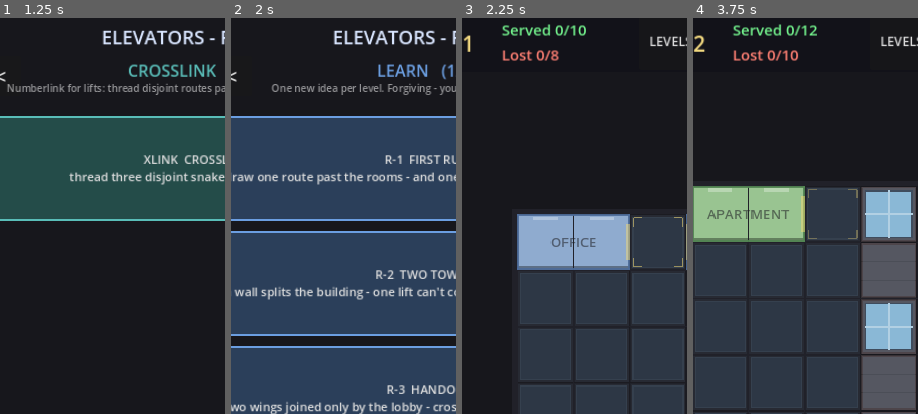
Above: before the commit, frames 1-4 (left to right).
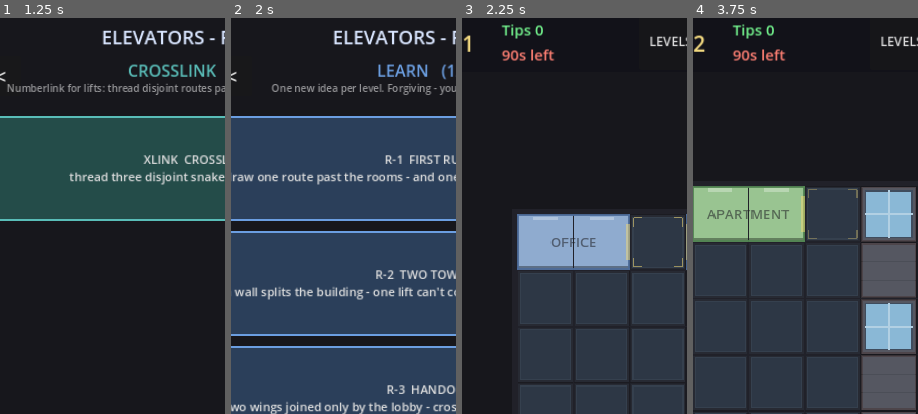
Above: after the commit, the same moments.

Repository: AlexEltonPym/elevator_game
Game: Godot game, scene res://scenes/v5_select.tscn
Two runs of this game, one before a commit and one after it. Both use one fixed random seed, a clock stepped at 60 frames per second and the inputs below.
Inputs:
- Up to frame 1 (1.25 s): click "<" at 0.5 s
- Up to frame 2 (2 s): click ">" at 1.25 s
- Up to frame 3 (2.25 s): click "R-1 FIRST RUN draw one route …" at 2 s
- Up to frame 4 (3.75 s): click "LEVELS" at 2.75 s; click "R-2 TWO TOWERS a wall splits …" at 3.5 s
The pictures show only the part of the screen within x 6-56%, y 0-50%; the shares and areas given below are measured in that part.

Frames 1-2 are identical in both runs. In frame 3, 1.1% of the frame differs, in the area x 17-56%, y 1-11%; in frame 4, 1.1%.

Commit message:
Levels: convert all shipped levels to the shift/tip system
Every level (R-1..R-10 + Crosslink) now carries shift: 90 — they score
by tip total in-game instead of quota met. The smoke forces classic
quota mode (shift_len = 0) at each run so it keeps verifying ROUTING and
mechanics deterministically (R-6 cooperation still requires two lifts,
overlap caps still reject); the shift is the scoring layer on top.
Shift durations are a first pass — per-level tuning + star thresholds
come later. V5 SMOKE: ALL PASS; fingerprint rebaselined (all levels shift).

Co-Authored-By: Claude Opus 4.8 <noreply@anthropic.com>

Diff:
--- a/scripts/v5/levels5.gd
+++ b/scripts/v5/levels5.gd
@@ -89,6 +89,7 @@
 			{"name": "LIFT", "type": "standard", "color": COL_A},
 		],
 		"quota": 10, "max_lost": 8,
+		"shift": 90.0,
 		"spawn": {"interval_start": 3.0, "interval_end": 2.6, "ramp": 50.0,
 				"burst_min": 1, "burst_max": 2, "gap": 1.0},
 		"mix": {"visitor": 1.0},
@@ -126,6 +127,7 @@
 			{"name": "GREEN", "type": "standard", "color": COL_B},
 		],
 		"quota": 12, "max_lost": 10,
+		"shift": 90.0,
 		"spawn": {"interval_start": 3.0, "interval_end": 2.6, "ramp": 50.0,
 				"burst_min": 1, "burst_max": 2, "gap": 1.0},
 		"mix": {"visitor": 1.0},
@@ -160,6 +162,7 @@
 			{"name": "GREEN", "type": "standard", "color": COL_B},
 		],
 		"quota": 12, "max_lost": 10,
+		"shift": 90.0,
 		"spawn": {"interval_start": 2.8, "interval_end": 2.4, "ramp": 55.0,
 				"burst_min": 1, "burst_max": 2, "gap": 0.9},
 		"mix": {"visitor": 1.0},
@@ -206,6 +209,7 @@
 			{"name": "GREEN", "type": "standard", "color": COL_B},
 		],
 		"quota": 12, "max_lost": 8,
+		"shift": 90.0,
 		"spawn": {"interval_start": 3.2, "interval_end": 2.8, "ramp": 55.0,
 				"burst_min": 1, "burst_max": 2, "gap": 1.0},
 		"mix": {"visitor": 1.0},
@@ -244,6 +248,7 @@
 			{"name": "GREEN", "type": "standard", "color": COL_B},
 		],
 		"quota": 16, "max_lost": 12,
+		"shift": 90.0,
 		"spawn": {"interval_start": 2.6, "interval_end": 2.2, "ramp": 55.0,
 				"burst_min": 1, "burst_max": 2, "gap": 0.9},
 		"mix": {"visitor": 1.0},
@@ -288,6 +293,7 @@
 			{"name": "LIFT 2", "type": "standard", "color": COL_B},
 		],
 		"quota": 20, "max_lost": 8,
+		"shift": 90.0,
 		# Short patience so a lift that can't keep up (one lift on the whole shaft) or
 		# strands riders (disjoint, no transfer) actually loses them.
 		"patience": {"visitor": 32.0},
@@ -333,6 +339,7 @@
 			{"name": "LOCAL", "type": "standard", "color": COL_A},
 		],
 		"quota": 16, "max_lost": 10,
+		"shift": 90.0,
 		# Execs are impatient about the penthouse haul - the express is the way to keep
 		# the long trips inside patience.
 		"patience": {"visitor": 62.0},
@@ -398,6 +405,7 @@
 			{"name": "LOCAL", "type": "standard", "color": COL_A},
 		],
 		"quota": 15, "max_lost": 8,
+		"shift": 90.0,
 		# BALANCE (retuned for the ROUND-TRIP delivery man). A delivery man now runs a full
 		# LOAD -> DELIVER -> RETURN-EMPTY itinerary (main5.resolve_between): he spawns in
 		# the bay A carrying his cart at WIDTH 3, rides the slow CARGO lift up to the cafe
@@ -491,6 +499,7 @@
 			{"name": "LIFT 2", "type": "standard", "color": COL_B},
 		],
 		"quota": 15, "max_lost": 10,
+		"shift": 90.0,
 		"spawn": {"interval_start": 2.8, "interval_end": 2.4, "ramp": 55.0,
 				"burst_min": 1, "burst_max": 2, "gap": 0.9},
 		"mix": {"shopper": 1.0},
@@ -532,6 +541,7 @@
 			{"name": "LIFT 2", "type": "standard", "color": COL_B},
 		],
 		"quota": 20, "max_lost": 12,
+		"shift": 90.0,
 		"reactivate": 0.55,
 		"spawn": {"interval_start": 2.6, "interval_end": 2.2, "ramp": 60.0,
 				"burst_min": 1, "burst_max": 2, "gap": 0.8},
--- a/tests/v5_smoke.gd
+++ b/tests/v5_smoke.gd
@@ -118,6 +118,7 @@
 	var node = load("res://scenes/v5_main.tscn").instantiate()
 	node.headless = true
 	root.add_child(node)
+	node.shift_len = 0.0  # smoke checks routing in classic quota mode; ship uses shift/tips
 	node.to_plan()
 	var ok := true
 	var l1 := _c([[2,0],[2,1],[2,2],[2,3],[2,4]]) # lower-left + atrium (2,4), legal
@@ -191,6 +192,7 @@
 	var node = load("res://scenes/v5_main.tscn").instantiate()
 	node.headless = true
 	root.add_child(node)
+	node.shift_len = 0.0  # smoke checks routing in classic quota mode; ship uses shift/tips
 	node.rng.seed = 40404
 	node.to_plan()
 	var ok := true
@@ -328,6 +330,7 @@
 	var node = load("res://scenes/v5_main.tscn").instantiate()
 	node.headless = true
 	root.add_child(node)
+	node.shift_len = 0.0  # smoke checks routing in classic quota mode; ship uses shift/tips
 	node.rng.seed = 20260814
 	node.to_plan()
 	if r0 != null:
@@ -372,6 +375,7 @@
 	var node = scene.instantiate()
 	node.headless = true
 	root.add_child(node)
+	node.shift_len = 0.0  # smoke checks routing in classic quota mode; ship uses shift/tips
 	# NO BRIEFING: picking a level (main5._ready) must land straight in PLAN, not a
 	# briefing screen. Captured before the explicit to_plan() below so it proves _ready
 	# itself did it.
